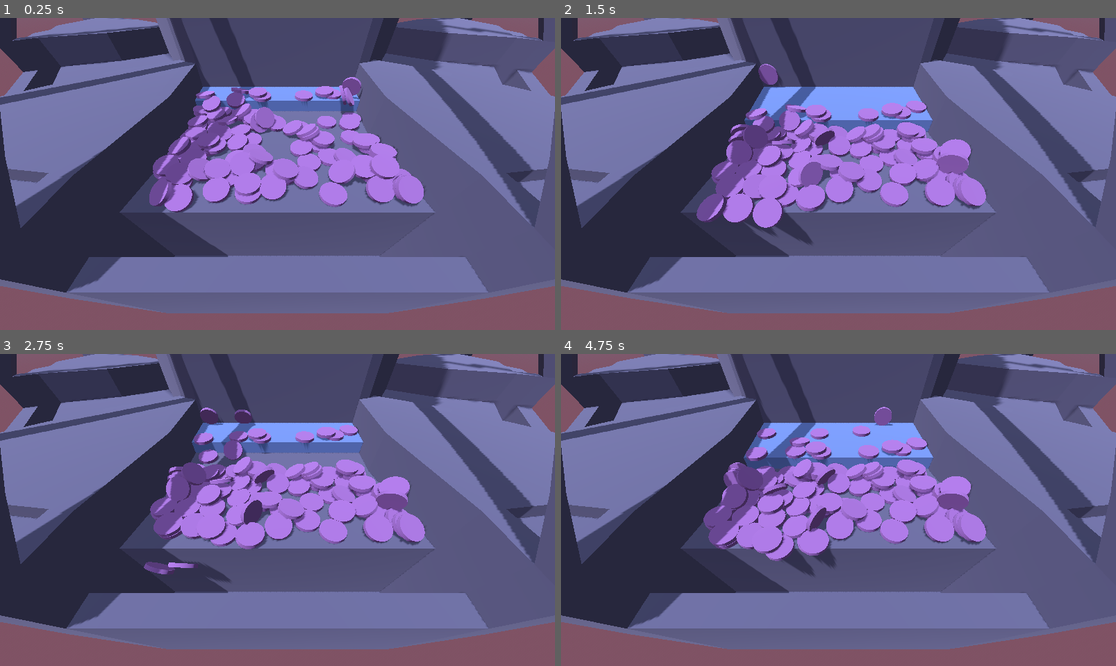
Above: before the commit, frames 1-4 (two rows, left to right).
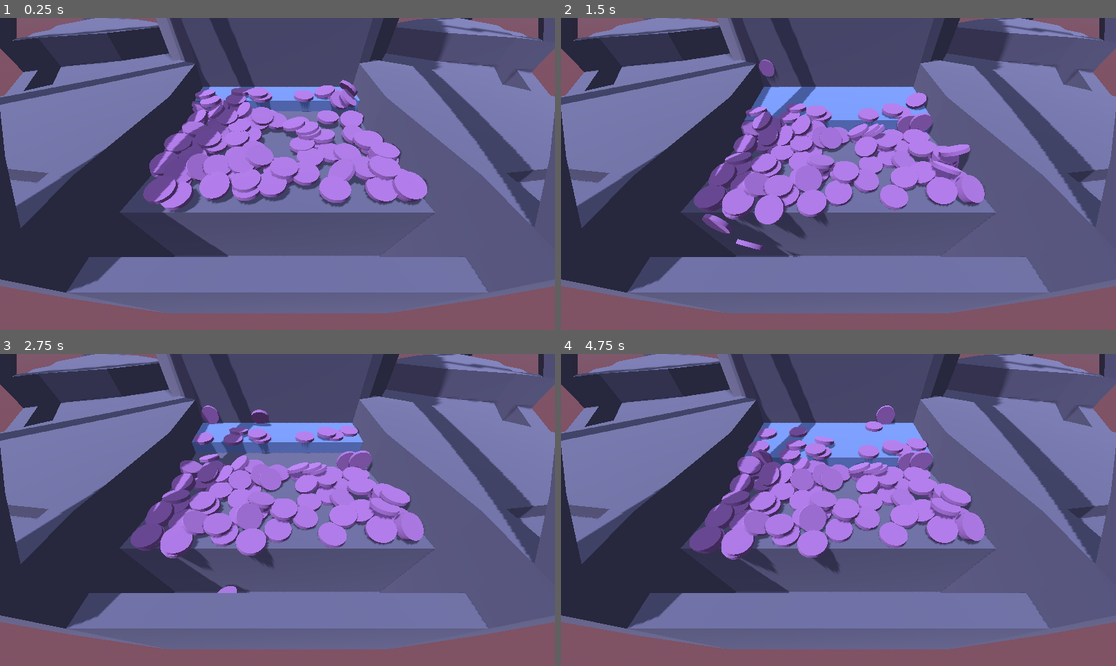
Above: after the commit, the same moments.

Repository: kennethbchen/Coin-Pusher-Game
Game: Godot game, scene res://Game.tscn
The game is run twice, just before and just after one commit, with the same random seed, the same clock (stepped at 60 frames per second) and the same inputs.
Inputs (mouse positions are in pixels of both pictures, inside the frame that each line leads up to):
- Up to frame 1 (0.25 s): no input
- Up to frame 2 (1.5 s): move the mouse to (960, 158) at 0.52 s; press the mouse at (960, 158) at 0.53 s; move the mouse to (727, 189) at 1.27 s; release the mouse at (727, 189) at 1.28 s; tap 1 (game_drop_1) at 1.35 s
- Up to frame 3 (2.75 s): move the mouse to (333, 441) at 2.02 s; hold 2 (game_drop_2) from 2.03 s (still down)
- Up to frame 4 (4.75 s): move the mouse to (810, 572) at 2.77 s; release 2 (game_drop_2) at 2.78 s; tap 3 (game_drop_3) at 2.85 s; move the mouse to (1005, 556) at 3.52 s; hold 4 (game_drop_4) 3.53-4.28 s; move the mouse to (672, 463) at 4.27 s; tap 5 (game_drop_5) at 4.35 s

The runs differ from the first frame. In frame 1, 5.2% of the frame differs, in the area x 25-78%, y 18-63%; in frame 2, 6.6%; in frame 3, 7.3%; in frame 4, 7.6%, in the area x 23-77%, y 16-72%.

Commit message:
Changed tweening for token

Diff:
--- a/Scenes/Token.tscn
+++ b/Scenes/Token.tscn
@@ -25,7 +25,7 @@
 continuous_cd = true
 linear_velocity = Vector3(0, -5, 0)
 script = ExtResource("1_y4slo")
-max_jitter = 3.0
+max_jitter = 2.804
 
 [node name="MeshInstance3D" type="MeshInstance3D" parent="."]
 material_override = ExtResource("1_usiua")
--- a/Scripts/Token.gd
+++ b/Scripts/Token.gd
@@ -29,13 +29,13 @@
 	cylinder_mesh.bottom_radius = radius
 	cylinder_mesh.height = height
 
-	linear_velocity.y = -5
+	linear_velocity.y = -2
 	if not Engine.is_editor_hint():
 		mesh.scale = Vector3.ZERO
 		var tween = get_tree().create_tween()
 		tween.set_ease(Tween.EASE_OUT)
 		tween.set_trans(Tween.TRANS_BACK)
-		tween.tween_property(mesh, "scale", Vector3(1,1,1), 0.25)
+		tween.tween_property(mesh, "scale", Vector3(1,1,1), 0.5)
 
 
 # Called every frame. 'delta' is the elapsed time since the previous frame.
